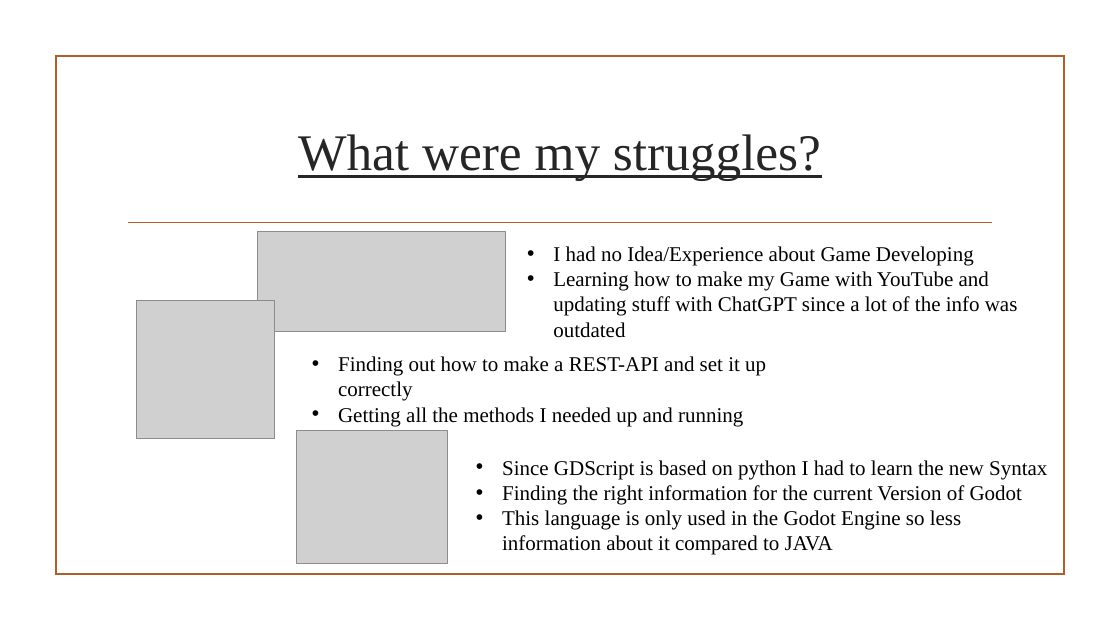
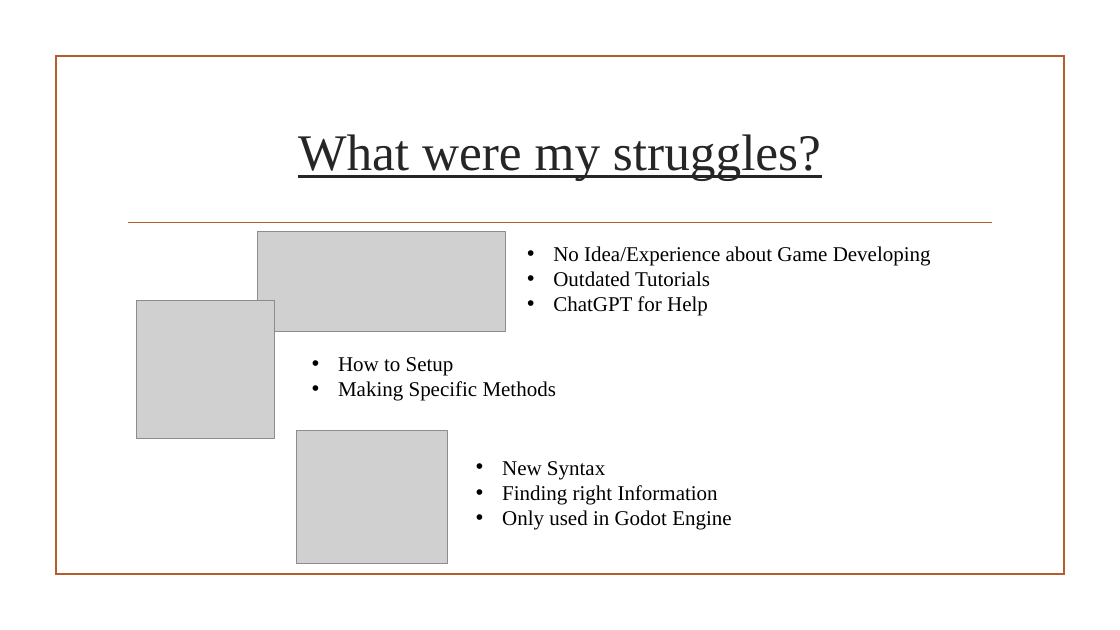
Before and after one commit to Niteh0wk/TheTalesOfGodric, a slide deck: slide 3 of TheTalesOfGodric.pptx. Drawn at 1120x630 pixels with LibreOffice and Linux fonts; fonts in the diff are those of the drawing; grey boxes stand for pictures; background and template pictures are left out. Boxes give left, top, right and bottom in pixels: in the first picture for what was removed or moved away, otherwise in the second. Text is boxed around its words. In the diff, an @@ line names an element or a change of style, - is before the commit and + after.

```diff
--- a/TheTalesOfGodric.pptx
+++ b/TheTalesOfGodric.pptx
@@ text at box(553, 246, 931, 316): text changed @@
-• I had no Idea/Experience about Game Developing
-• Learning how to make my Game with YouTube and updating stuff with ChatGPT since a lot of the info was outdated
+• No Idea/Experience about Game Developing
+• Outdated Tutorials
+• ChatGPT for Help
@@ text at box(338, 357, 556, 401): text changed @@
-• Finding out how to make a REST-API and set it up correctly
-• Getting all the methods I needed up and running
+• How to Setup
+• Making Specific Methods
@@ text at box(502, 461, 731, 530): text changed @@
-• Since GDScript is based on python I had to learn the new Syntax
-• Finding the right information for the current Version of Godot
-• This language is only used in the Godot Engine so less information about it compared to JAVA
+• New Syntax
+• Finding right Information
+• Only used in Godot Engine
```
Also in this commit, not shown: 4 other slides changed, 3 other files.
